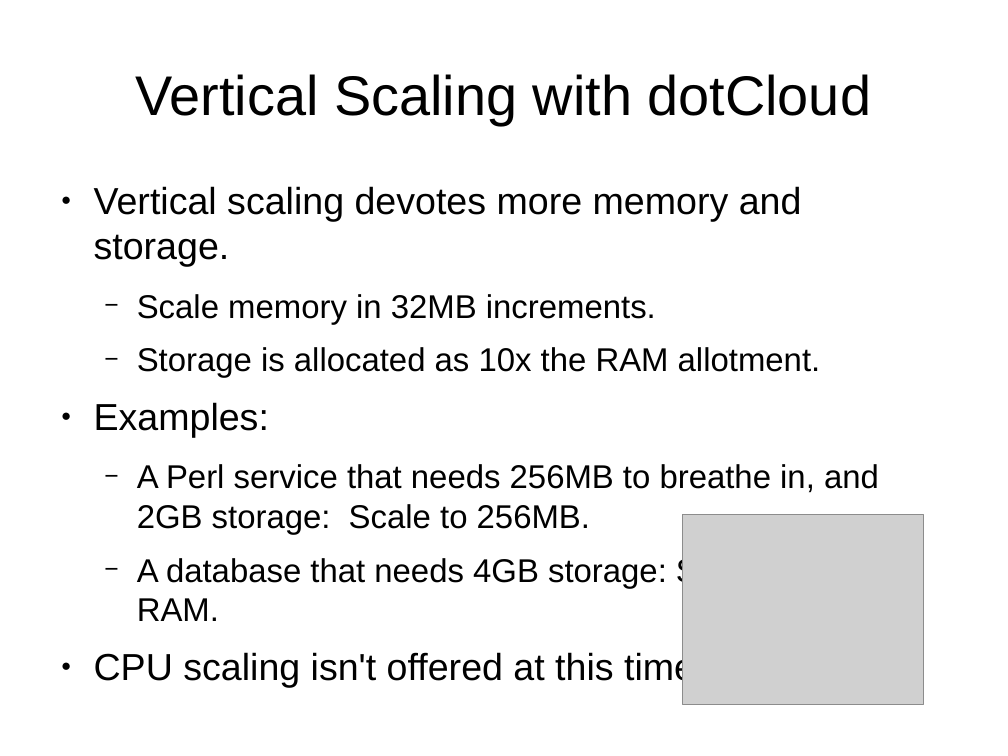
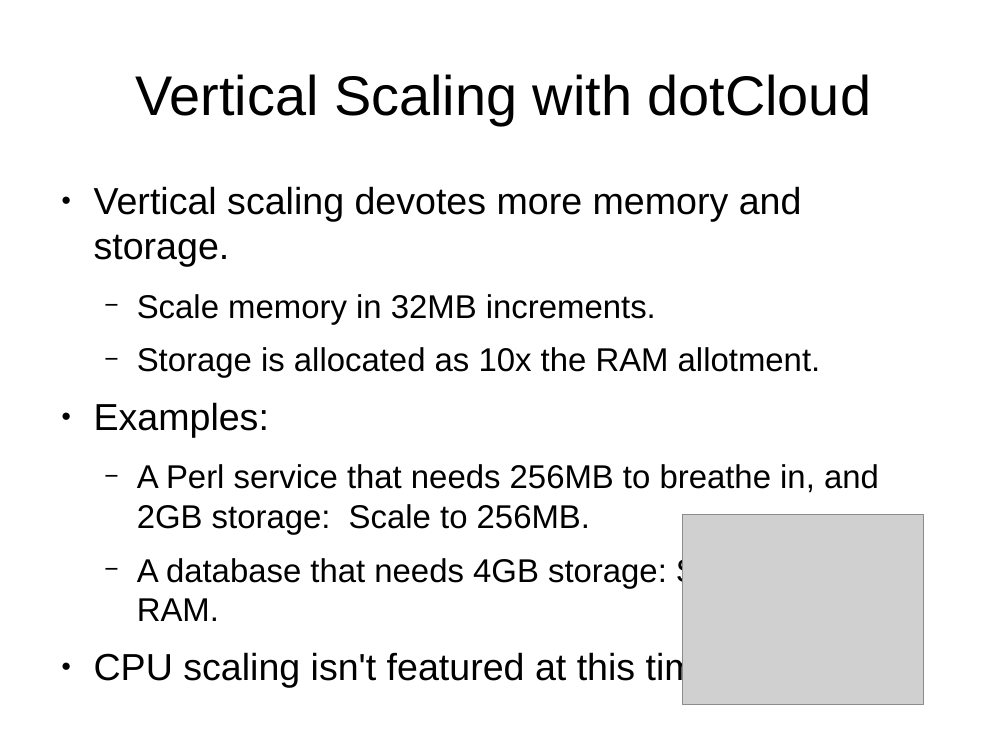
Before and after one commit to daoswald/dotcloud_talk, a slide deck: slide 12 of dotcloud_pm_talk.odp. Drawn at 1008x756 pixels with LibreOffice and Linux fonts; fonts in the diff are those of the drawing; grey boxes stand for pictures. Boxes give left, top, right and bottom in pixels: in the first picture for what was removed or moved away, otherwise in the second. Text is boxed around its words. In the diff, an @@ line names an element or a change of style, - is before the commit and + after.

```diff
--- a/dotcloud_pm_talk.odp
+++ b/dotcloud_pm_talk.odp
@@ text at (94,650,727,687): text changed @@
-● CPU scaling isn't offered at this time.
+● CPU scaling isn't featured at this time.
```
Also in this commit, not shown: 4 other slides changed, 2 slides added.
